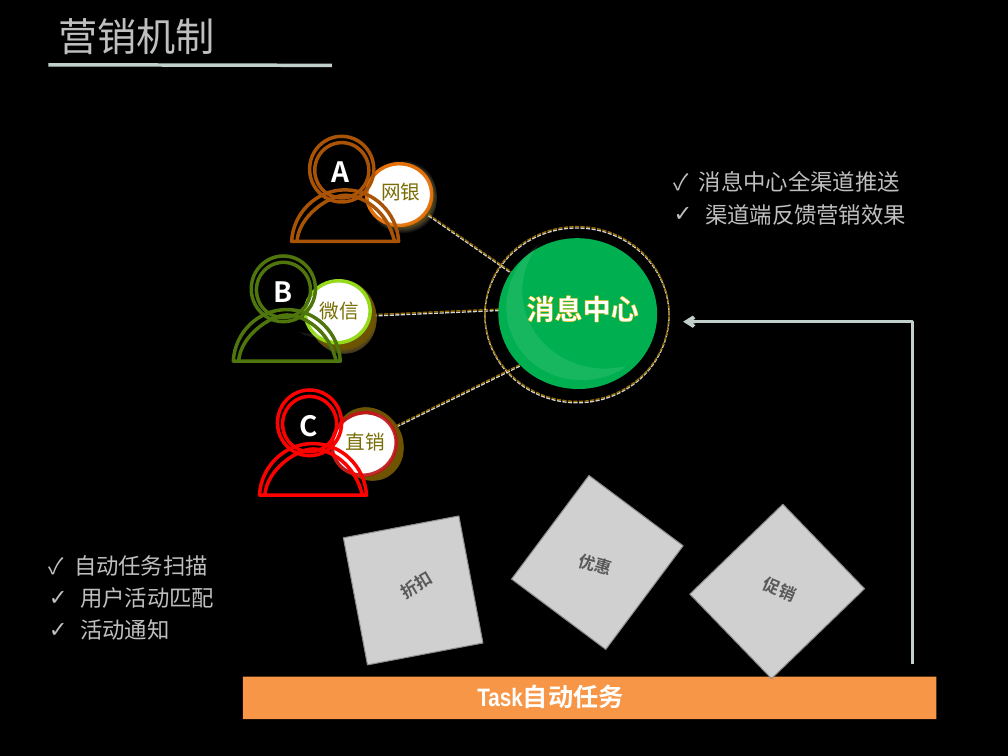
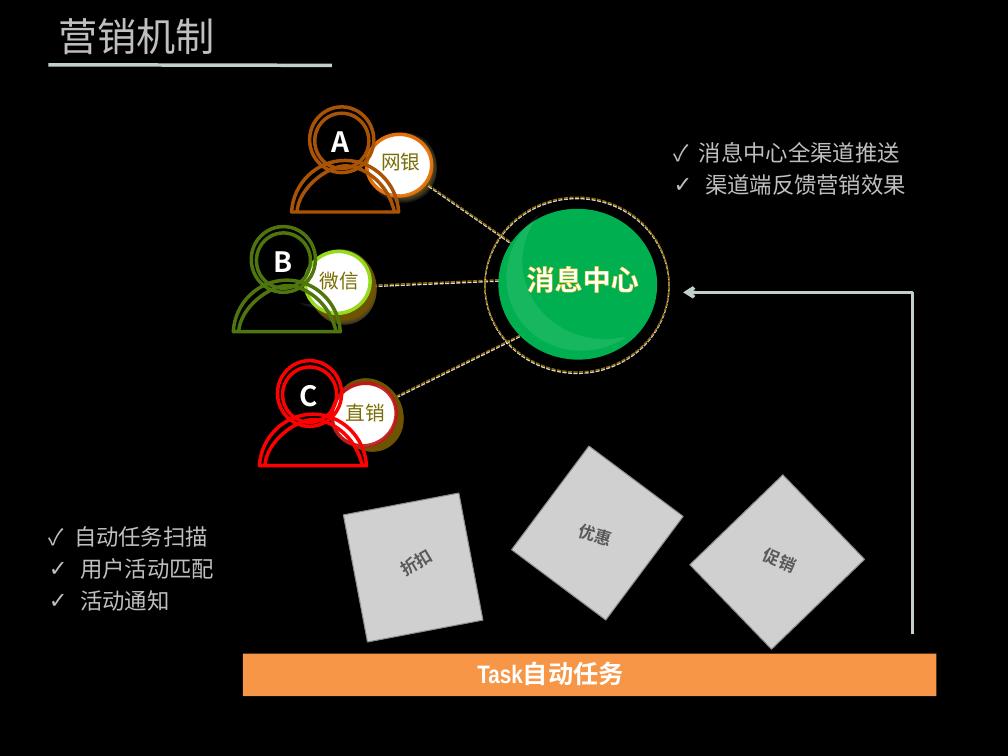
Before and after one commit to zhenghong/UBP, a slide deck: slide 10 of 营销.pptx. Drawn at 1008x756 pixels with LibreOffice and Linux fonts; fonts in the diff are those of the drawing; grey boxes stand for pictures; background and template pictures are left out. Boxes give left, top, right and bottom in pixels: in the first picture for what was removed or moved away, otherwise in the second. Text is boxed around its words. In the diff, an @@ line names an element or a change of style, - is before the commit and + after.

```diff
--- a/营销.pptx
+++ b/营销.pptx
@@ 14 ellipses, 11 texts, 10 freeform shapes, 3 lines, 2 pictures, 1 elbow arrow: place and size @@
-14 ellipses, 11 texts, 10 freeform shapes, 3 lines, 2 pictures, 1 elbow arrow at bbox=[74, 136, 912, 679]
+14 ellipses, 11 texts, 10 freeform shapes, 3 lines, 2 pictures, 1 elbow arrow at bbox=[74, 107, 912, 649]
@@ 2 texts, 1 picture: place and size @@
-2 texts, 1 picture at bbox=[344, 516, 623, 709]
+2 texts, 1 picture at bbox=[344, 493, 623, 686]
@@ rectangle: place and size @@
-rectangle at bbox=[243, 676, 936, 719]
+rectangle at bbox=[243, 654, 936, 697]
```
Also in this commit, not shown: 1 slide added, 1 other file.
